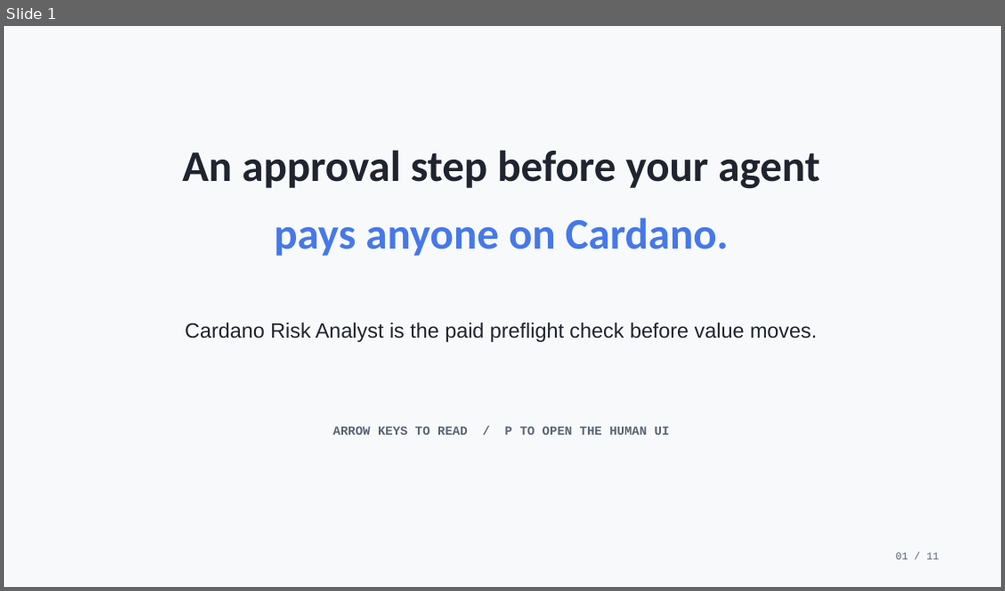
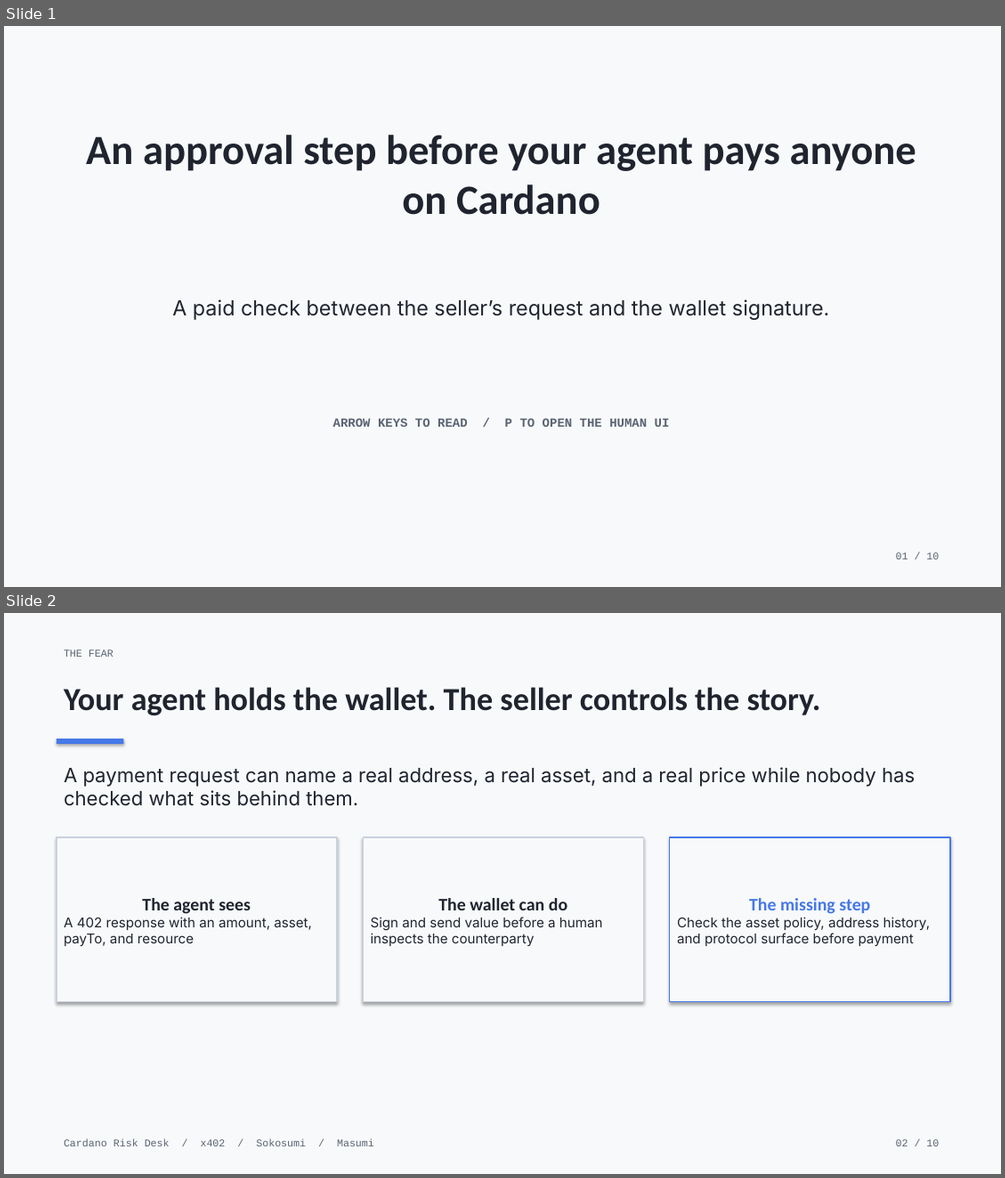
Before and after one commit to pieakshat/cardano-risk-coworker, a slide deck: deck/cardano-risk-analyst.pptx. Shown one above the other, each under a label of ours: slide 1 before the commit, slides 1 and 2 after it. The pictures are 1005x591 and 1005x1178 pixels, drawn with LibreOffice and Linux fonts; fonts in the diff are those of the drawing. Boxes give left, top, right and bottom in pixels: in the first picture for what was removed or moved away, otherwise in the second. Text is boxed around its words. In the diff, an @@ line names an element or a change of style, - is before the commit and + after.

Commit message:
Rewrite Cardano risk pitch deck

```diff
--- a/deck/cardano-risk-analyst.pptx
+++ b/deck/cardano-risk-analyst.pptx
@@ slide 2 added at [4,613,1001,1174], background #F8F9FB @@
@@ text added at [64,649,113,657], 10 pt, text #5A6472 @@
+THE FEAR
@@ text added at [64,687,821,715], 31 pt, text #1F242E, bold @@
+Your agent holds the wallet. The seller controls the story.
@@ rectangle added at [57,738,123,744], fill #4678E8 @@
@@ text added at [64,767,914,806], 19 pt, text #1F242E @@
+A payment request can name a real address, a real asset, and a real price while nobody has checked what sits behind them.
@@ rectangle added at [57,837,337,1002], fill #F8F9FB, outline #C9D1DD 1.2 pt, 13 pt, text #1F242E @@
+The agent sees
+A 402 response with an amount, asset, payTo, and resource
@@ rectangle added at [363,837,643,1002], fill #F8F9FB, outline #C9D1DD 1.2 pt, 13 pt, text #1F242E @@
+The wallet can do
+Sign and send value before a human inspects the counterparty
@@ rectangle added at [670,837,950,1002], fill #F8F9FB, outline #4678E8 1.2 pt, 13 pt, text #1F242E @@
+The missing step
+Check the asset policy, address history, and protocol surface before payment
@@ text added at [64,1139,374,1146], 10 pt, text #5A6472 @@
+Cardano Risk Desk / x402 / Sokosumi / Masumi
@@ text added at [896,1139,938,1146], 10 pt, text #5A6472 @@
+02 / 10
@@ slide 1 changed as well @@
@@ text at [86,135,916,215]: text changed; size 42 to 40 pt @@
-An approval step before your agent
+An approval step before your agent pays anyone on Cardano
@@ text at [172,299,829,320]: text changed; size 42 to 20 pt; font Calibri to Inter; text colour #4678E8 to #1F242E; bold off @@
-pays anyone on Cardano.
+A paid check between the seller’s request and the wallet signature.
@@ text removed at [185,322,817,342] @@
-Cardano Risk Analyst is the paid preflight check before value moves.
@@ text "ARROW KEYS TO READ / ...": place and size @@
-text "ARROW KEYS TO READ / ..." at [333,426,670,435]
+text "ARROW KEYS TO READ / ..." at [333,418,670,426]
@@ text removed at [896,552,938,559] @@
-01 / 11
@@ text added at [896,552,938,559], 10 pt, text #5A6472 @@
+01 / 10
```
Also in this commit, not shown: 8 other slides added, 10 slides removed, 4 other files.
